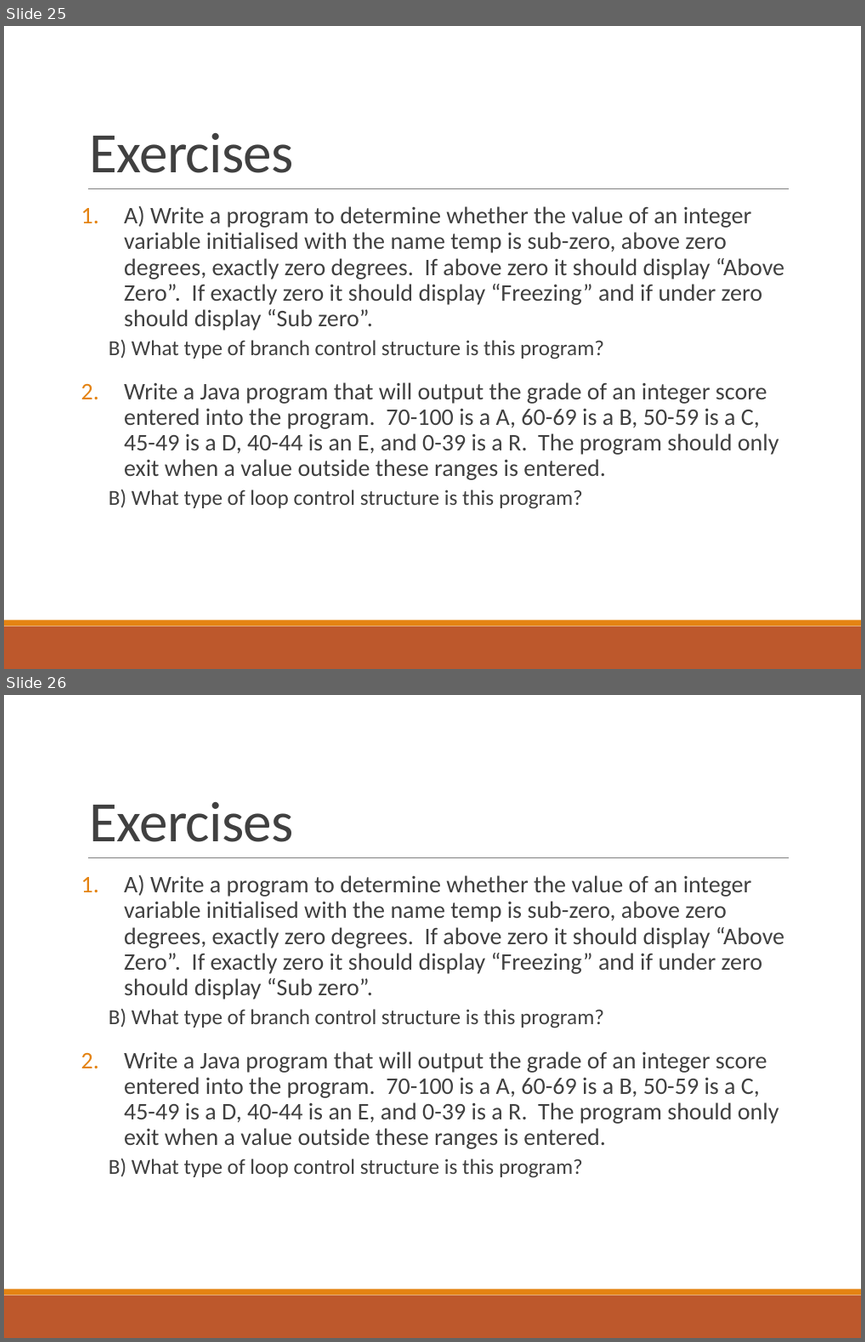
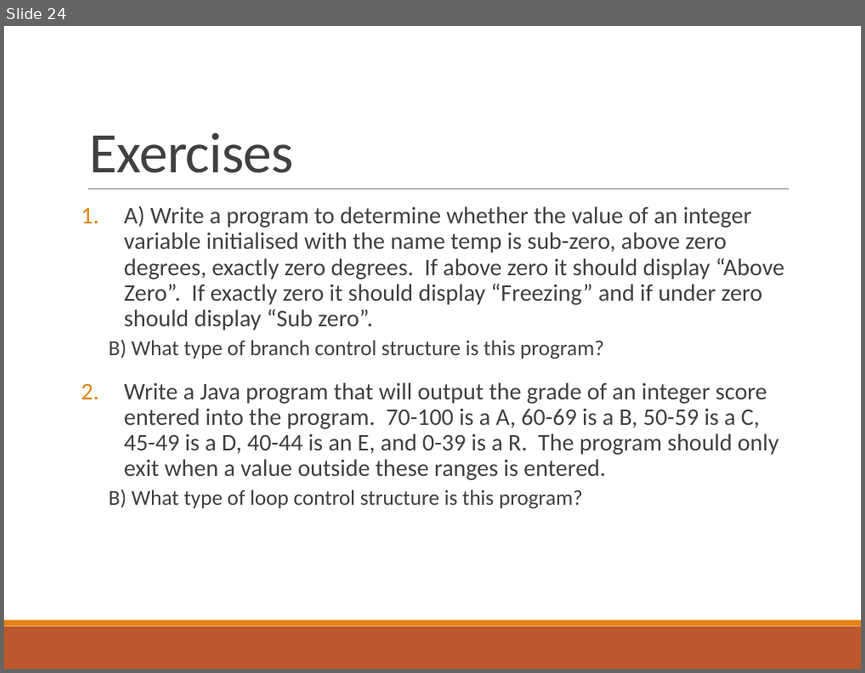
Before and after one commit to deeperj/dillinger, a slide deck: thesis/ukapp2/wqu_isc/sofware_design/Lesson 2 - Java.pptx. Shown one above the other, each under a label of ours: slides 25 and 26 before the commit, slide 24 after it. The pictures are 865x1342 and 865x673 pixels, drawn with LibreOffice and Linux fonts; fonts in the diff are those of the drawing. Boxes give left, top, right and bottom in pixels: in the first picture for what was removed or moved away, otherwise in the second. Text is boxed around its words. In the diff, an @@ line names an element or a change of style, - is before the commit and + after.

Commit message:
java06

```diff
--- a/thesis/ukapp2/wqu_isc/sofware_design/Lesson 2 - Java.pptx
+++ b/thesis/ukapp2/wqu_isc/sofware_design/Lesson 2 - Java.pptx
@@ slide 26 removed at (4,695,861,1338), background #FFFFFF; not listed: 3 template elements that a slide beside it also shows @@
@@ title removed at (90,802,294,842) @@
-Exercises
@@ text removed at (109,875,784,1178) @@
-1. A) Write a program to determine whether the value of an integer variable initialised with the name temp is sub-zero, above zero degrees, exactly zero degrees. If above zero it should display “Above Zero”. If exactly zero it should display “Freezing” and if under zero should display “Sub zero”.
-  B) What type of branch control structure is this program?
-2. Write a Java program that will output the grade of an integer score entered into the program. 70-100 is a A, 60-69 is a B, 50-59 is a C, 45-49 is a D, 40-44 is an E, and 0-39 is a R. The program should only exit when a value outside these ranges is entered.
-  B) What type of loop control structure is this program?
@@ what was slide 25 is now slide 24 @@
```
Also in this commit, not shown: 2 slides changed, 7 slides added, 7 other slides removed, 4 other files.
